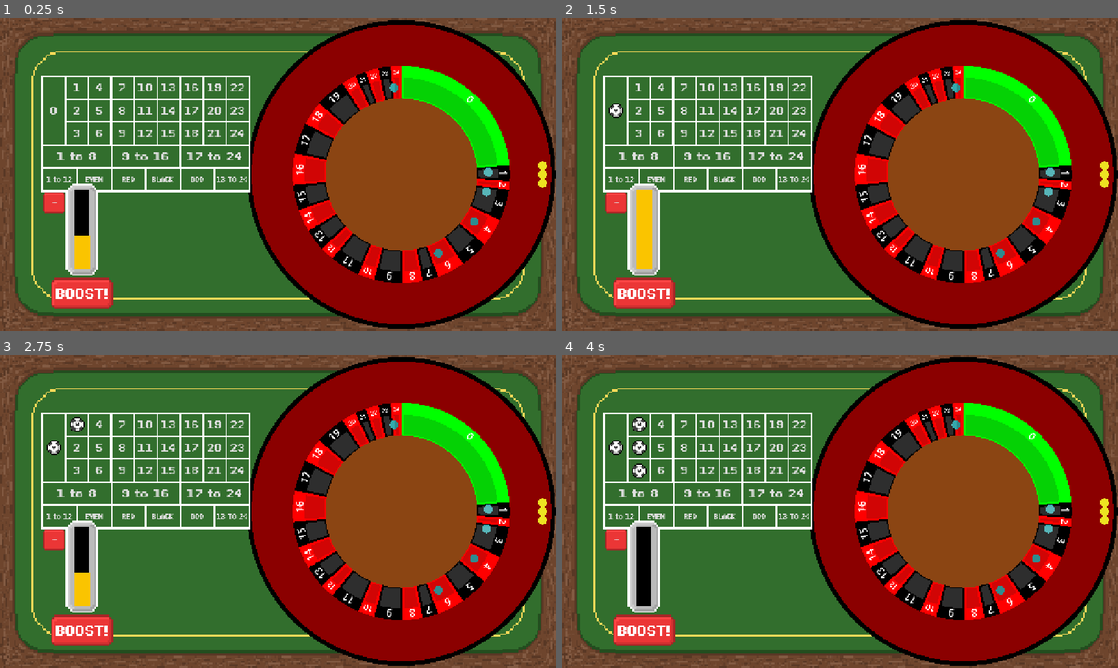
Above: before the commit, frames 1-4 (two rows, left to right).
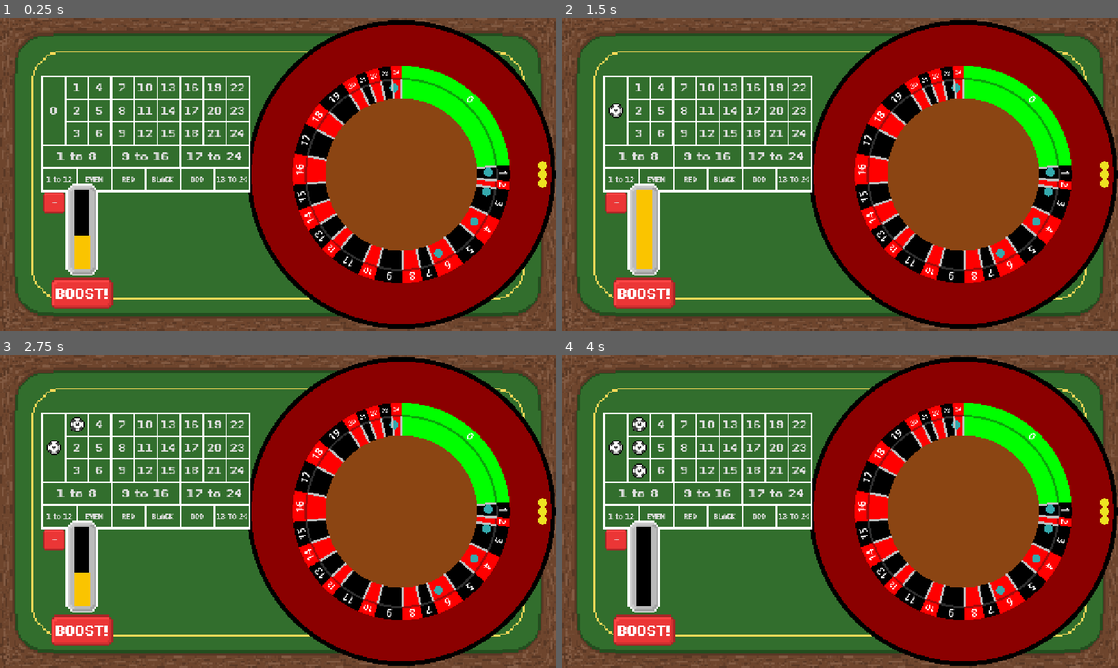
Above: after the commit, the same moments.

Repository: DuneRanger/Very-Serious-GameJam-2026
Game: Godot game, scene res://scenes/game/game_scene/game_scene.tscn
Two runs of this game, one before a commit and one after it. Both use one fixed random seed, a clock stepped at 60 frames per second and the inputs below. Sound files missing from this copy of the repository are replaced by a short silence.
Inputs:
- Up to frame 1 (0.25 s): no input
- Up to frame 2 (1.5 s): click "+" at 0.5 s; click "0" at 1.25 s
- Up to frame 3 (2.75 s): click "1" at 2 s
- Up to frame 4 (4 s): click "2" at 2.75 s; click "3" at 3.5 s

The runs differ from the first frame. In frame 1, 5.4% of the frame differs, in the area x 54-90%, y 19-81%; in frame 2, 5.4%; in frame 3, 5.4%; in frame 4, 5.4%.

Commit message:
start of three-collider bank system

Diff:
--- a/scenes/game/game_scene/roulette/roulette_bank.gd
+++ b/scenes/game/game_scene/roulette/roulette_bank.gd
@@ -11,7 +11,9 @@
 var bottom_edge_radius : float
 
 var polygon_points : PackedVector2Array = []
-var bank_collider : CollisionShape2D
+var outer_collider : CollisionShape2D
+var left_collider : CollisionShape2D
+var right_collider : CollisionShape2D
 
 func get_bank_position():
 	return global_position + local_bank_position
@@ -25,16 +27,40 @@
 		points_arc.push_back(center + Vector2(cos(angle_point), sin(angle_point)) * radius)
 	return points_arc
 
-func build_bank_polygon(bank_angle: float, radius_center: float, width: float) -> PackedVector2Array:
+func build_colliders(bank_angle: float, radius_center: float, width: float):
 	var outer_r = radius_center + width * 0.5
 	var inner_r = radius_center - width * 0.5
+	var left_angle = -bank_angle * 0.5
+	var right_angle = bank_angle * 0.5
 
-	var pts = PackedVector2Array()
+	var outer_convex = Line2D.new()
+	outer_convex.points = get_arc_points(Vector2.ZERO, outer_r, left_angle, right_angle)
+	match cell.colour:
+		Color.BLACK:
+			outer_convex.default_color = Color(0.9, 0.9, 0.9, 0.2)
+		_:
+			outer_convex.default_color = Color(0.1, 0.1, 0.1, 0.4)
+	add_child(outer_convex)
+	outer_collider = CollisionShape2D.new()
+	outer_collider.shape = outer_convex
+	add_child(outer_collider)
 
-	pts.append_array(get_arc_points(Vector2.ZERO, outer_r, -bank_angle * 0.5, bank_angle * 0.5))
-	pts.append_array(get_arc_points(Vector2.ZERO, inner_r, bank_angle * 0.5, -bank_angle * 0.5))
+	var left_side = Line2D.new()
+	left_side.points = [Vector2(cos(left_angle), sin(left_angle)) * inner_r, Vector2(cos(left_angle), sin(left_angle)) * outer_r]
+	left_side.default_color = Color.SILVER
+	add_child(left_side)
+	left_collider = CollisionShape2D.new()
+	left_collider.shape = left_side
+	add_child(left_collider)
 
-	return pts
+	var right_side = Line2D.new()
+	right_side.points = [Vector2(cos(right_angle), sin(right_angle)) * inner_r, Vector2(cos(right_angle), sin(right_angle)) * outer_r]
+	right_side.default_color = Color.SILVER
+	add_child(right_side)
+	right_collider = CollisionShape2D.new()
+	right_collider.shape = right_side
+	add_child(right_collider)
+
 
 func _init(owner_cell: RouletteCell, bank_angle: float, bank_position: Vector2 = Vector2.ZERO, bank_width: float = 45.0):
 	cell = owner_cell
@@ -49,23 +75,24 @@
 		position_visual.polygon = RouletteBall._make_circle_points(20, 24)
 		add_child(position_visual)
 
-	polygon_points = build_bank_polygon(bank_angle - 0.05, bank_position.length(), bank_width)
+	build_colliders(bank_angle, bank_position.length() * 0.985, bank_width)
+	#polygon_points = build_bank_polygon(bank_angle - 0.05, bank_position.length(), bank_width)
 
 	var convex = ConvexPolygonShape2D.new()
 	convex.points = polygon_points
 
-	bank_collider = CollisionShape2D.new()
-	bank_collider.shape = convex
-	add_child(bank_collider)
+	#bank_collider = CollisionShape2D.new()
+	#bank_collider.shape = convex
+	#add_child(bank_collider)
 
-	var visual = Polygon2D.new()
-	match cell.colour:
-		Color.BLACK:
-			visual.color = Color(0.9, 0.9, 0.9, 0.2)
-		_:
-			visual.color = Color(0.1, 0.1, 0.1, 0.2)
-	visual.polygon = polygon_points
-	add_child(visual)
+	#var visual = Polygon2D.new()
+	#match cell.colour:
+		#Color.BLACK:
+			#visual.color = Color(0.9, 0.9, 0.9, 0.2)
+		#_:
+			#visual.color = Color(0.1, 0.1, 0.1, 0.2)
+	#visual.polygon = polygon_points
+	#add_child(visual)
 
 	body_entered.connect(_on_body_entered)
 
